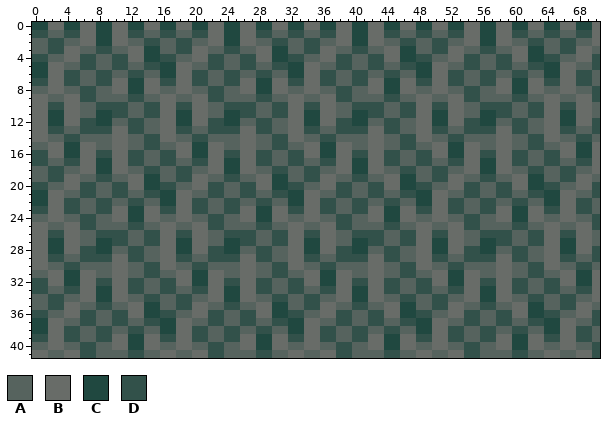
Two states of a sprite sheet, CPT-Plastic-Gear/Assets/door-vertical.png. The first picture shows the starting point.
The file is 71x42 pixels. Colours within 5 levels of each other are drawn and written as one.
Palette (. is transparent): A #56635e  B #686c68  C #204840  D #32514a
Pixels before (only the part around the change), first column x 0:
 0 CCBBCCBBCCBBCCBBCCBBCCBBCCBBCCBBCCBBCCBBCCBBCCBBCCBBCCBBCCBBCCBBCCBBCCB
 1 DDAADDBBCCBBDDAADDAADDBBCCBBDDAADDAADDBBCCBBDDAADDAADDBBCCBBDDAADDAADDB
 2 AADDAABBCCBBAADDAADDAABBCCBBAADDAADDAABBCCBBAADDAADDAABBCCBBAADDAADDAAB
 3 AADDBBAADDAABBCCAADDBBAADDAABBCCAADDBBAADDAABBCCAADDBBAADDAABBCCAADDBBA
 4 DDAABBDDAADDBBCCDDAABBDDAADDBBCCDDAABBDDAADDBBCCDDAABBDDAADDBBCCDDAABBD
 5 CCBBAADDAADDAADDCCBBAADDAADDAADDCCBBAADDAADDAADDCCBBAADDAADDAADDCCBBAAD
 6 CCBBDDAADDAADDAACCBBDDAADDAADDAACCBBDDAADDAADDAACCBBDDAADDAADDAACCBBDDA
 7 DDBBDDAADDBBCCBBDDBBDDAADDBBCCBBDDBBDDAADDBBCCBBDDBBDDAADDBBCCBBDDBBDDA
 8 AABBAADDAABBCCBBAABBAADDAABBCCBBAABBAADDAABBCCBBAABBAADDAABBCCBBAABBAAD
 9 BBAABBDDAAAADDAABBAABBDDAAAADDAABBAABBDDAAAADDAABBAABBDDAAAADDAABBAABBD
10 BBDDBBAADDDDAADDBBDDBBAADDDDAADDBBDDBBAADDDDAADDBBDDBBAADDDDAADDBBDDBBA
11 BBCCBBAACCDDAADDBBCCBBAACCDDAADDBBCCBBAACCDDAADDBBCCBBAACCDDAADDBBCCBBA
12 BBCCBBDDCCAADDAABBCCBBDDCCAADDAABBCCBBDDCCAADDAABBCCBBDDCCAADDAABBCCBBD
13 BBDDAADDDDBBDDAABBDDAADDDDBBDDAABBDDAADDDDBBDDAABBDDAADDDDBBDDAABBDDAAD
14 BBAADDAAAABBAADDBBAADDAAAABBAADDBBAADDAAAABBAADDBBAADDAAAABBAADDBBAADDA
15 AABBCCBBAABBAADDAABBCCBBAABBAADDAABBCCBBAABBAADDAABBCCBBAABBAADDAABBCCB
16 DDBBCCBBDDBBDDAADDBBCCBBDDBBDDAADDBBCCBBDDBBDDAADDBBCCBBDDBBDDAADDBBCCB
17 DDAADDBBCCBBDDAADDAADDBBCCBBDDAADDAADDBBCCBBDDAADDAADDBBCCBBDDAADDAADDB
18 AADDAABBCCBBAADDAADDAABBCCBBAADDAADDAABBCCBBAADDAADDAABBCCBBAADDAADDAAB
19 AADDBBAADDAABBCCAADDBBAADDAABBCCAADDBBAADDAABBCCAADDBBAADDAABBCCAADDBBA
20 DDAABBDDAADDBBCCDDAABBDDAADDBBCCDDAABBDDAADDBBCCDDAABBDDAADDBBCCDDAABBD
21 CCBBAADDAADDAADDCCBBAADDAADDAADDCCBBAADDAADDAADDCCBBAADDAADDAADDCCBBAAD
22 CCBBDDAADDAADDAACCBBDDAADDAADDAACCBBDDAADDAADDAACCBBDDAADDAADDAACCBBDDA
23 DDBBDDAADDBBCCBBDDBBDDAADDBBCCBBDDBBDDAADDBBCCBBDDBBDDAADDBBCCBBDDBBDDA
24 AABBAADDAABBCCBBAABBAADDAABBCCBBAABBAADDAABBCCBBAABBAADDAABBCCBBAABBAAD
25 BBAABBDDAAAADDAABBAABBDDAAAADDAABBAABBDDAAAADDAABBAABBDDAAAADDAABBAABBD
26 BBDDBBAADDDDAADDBBDDBBAADDDDAADDBBDDBBAADDDDAADDBBDDBBAADDDDAADDBBDDBBA
27 BBCCBBAACCDDAADDBBCCBBAACCDDAADDBBCCBBAACCDDAADDBBCCBBAACCDDAADDBBCCBBA
28 BBCCBBDDCCAADDAABBCCBBDDCCAADDAABBCCBBDDCCAADDAABBCCBBDDCCAADDAABBCCBBD
29 BBDDAADDDDBBDDAABBDDAADDDDBBDDAABBDDAADDDDBBDDAABBDDAADDDDBBDDAABBDDAAD
30 BBAADDAAAABBAADDBBAADDAAAABBAADDBBAADDAAAABBAADDBBAADDAAAABBAADDBBAADDA
31 AABBCCBBAABBAADDAABBCCBBAABBAADDAABBCCBBAABBAADDAABBCCBBAABBAADDAABBCCB
32 DDBBCCBBDDBBDDAADDBBCCBBDDBBDDAADDBBCCBBDDBBDDAADDBBCCBBDDBBDDAADDBBCCB
33 DDAADDBBCCBBDDAADDAADDBBCCBBDDAADDAADDBBCCBBDDAADDAADDBBCCBBDDAADDAADDB
34 AADDAABBCCBBAADDAADDAABBCCBBAADDAADDAABBCCBBAADDAADDAABBCCBBAADDAADDAAB
35 AADDBBAADDAABBCCAADDBBAADDAABBCCAADDBBAADDAABBCCAADDBBAADDAABBCCAADDBBA
36 DDAABBDDAADDBBCCDDAABBDDAADDBBCCDDAABBDDAADDBBCCDDAABBDDAADDBBCCDDAABBD
37 CCBBAADDAADDAADDCCBBAADDAADDAADDCCBBAADDAADDAADDCCBBAADDAADDAADDCCBBAAD
38 CCBBDDAADDAADDAACCBBDDAADDAADDAACCBBDDAADDAADDAACCBBDDAADDAADDAACCBBDDA
39 DDBBDDAADDBBCCBBDDBBDDAADDBBCCBBDDBBDDAADDBBCCBBDDBBDDAADDBBCCBBDDBBDDA
40 AABBAADDAABBCCBBAABBAADDAABBCCBBAABBAADDAABBCCBBAABBAADDAABBCCBBAABBAAD
41 BBAABBDDAAAADDAABBAABBDDAAAADDAABBAABBDDAAAADDAABBAABBDDAAAADDAABBAABBD
The result:
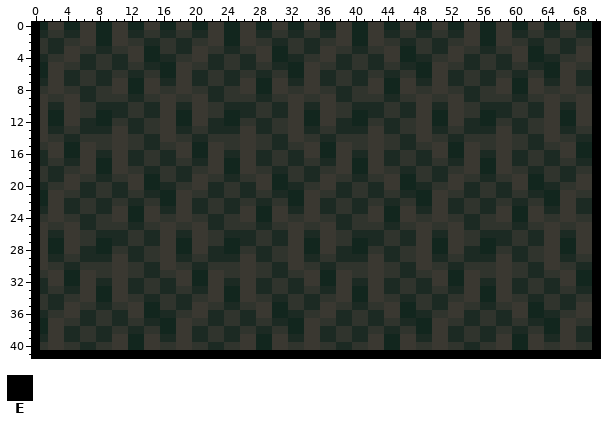
Colours new in this view: E #000000
Changes in this commit:
colour A: #56635e -> #30342d
colour B: #686c68 -> #3a3831
colour C: #204840 -> #12261e
colour D: #32514a -> #1c2a23
Changed rows in their new state; - is a pixel that keeps its letter.
first column x 0:
 0 E---------------------------------------------------------------------E
 1 E---------------------------------------------------------------------E
 2 E---------------------------------------------------------------------E
 3 E---------------------------------------------------------------------E
 4 E---------------------------------------------------------------------E
 5 E---------------------------------------------------------------------E
 6 E---------------------------------------------------------------------E
 7 E---------------------------------------------------------------------E
 8 E---------------------------------------------------------------------E
 9 E---------------------------------------------------------------------E
10 E---------------------------------------------------------------------E
11 E---------------------------------------------------------------------E
12 E---------------------------------------------------------------------E
13 E---------------------------------------------------------------------E
14 E---------------------------------------------------------------------E
15 E---------------------------------------------------------------------E
16 E---------------------------------------------------------------------E
17 E---------------------------------------------------------------------E
18 E---------------------------------------------------------------------E
19 E---------------------------------------------------------------------E
20 E---------------------------------------------------------------------E
21 E---------------------------------------------------------------------E
22 E---------------------------------------------------------------------E
23 E---------------------------------------------------------------------E
24 E---------------------------------------------------------------------E
25 E---------------------------------------------------------------------E
26 E---------------------------------------------------------------------E
27 E---------------------------------------------------------------------E
28 E---------------------------------------------------------------------E
29 E---------------------------------------------------------------------E
30 E---------------------------------------------------------------------E
31 E---------------------------------------------------------------------E
32 E---------------------------------------------------------------------E
33 E---------------------------------------------------------------------E
34 E---------------------------------------------------------------------E
35 E---------------------------------------------------------------------E
36 E---------------------------------------------------------------------E
37 E---------------------------------------------------------------------E
38 E---------------------------------------------------------------------E
39 E---------------------------------------------------------------------E
40 E---------------------------------------------------------------------E
41 EEEEEEEEEEEEEEEEEEEEEEEEEEEEEEEEEEEEEEEEEEEEEEEEEEEEEEEEEEEEEEEEEEEEEEE
Where, in picture pixels (left, top, right, bottom), the same in both pictures:
changed: (32, 22, 600, 358)
